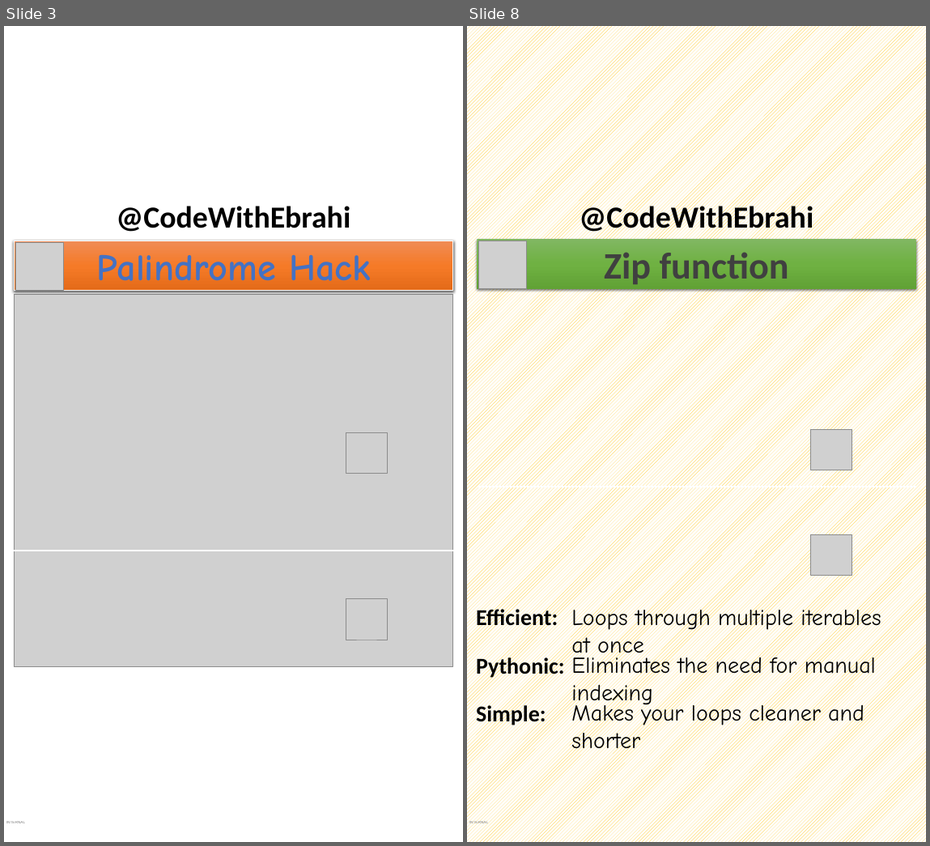
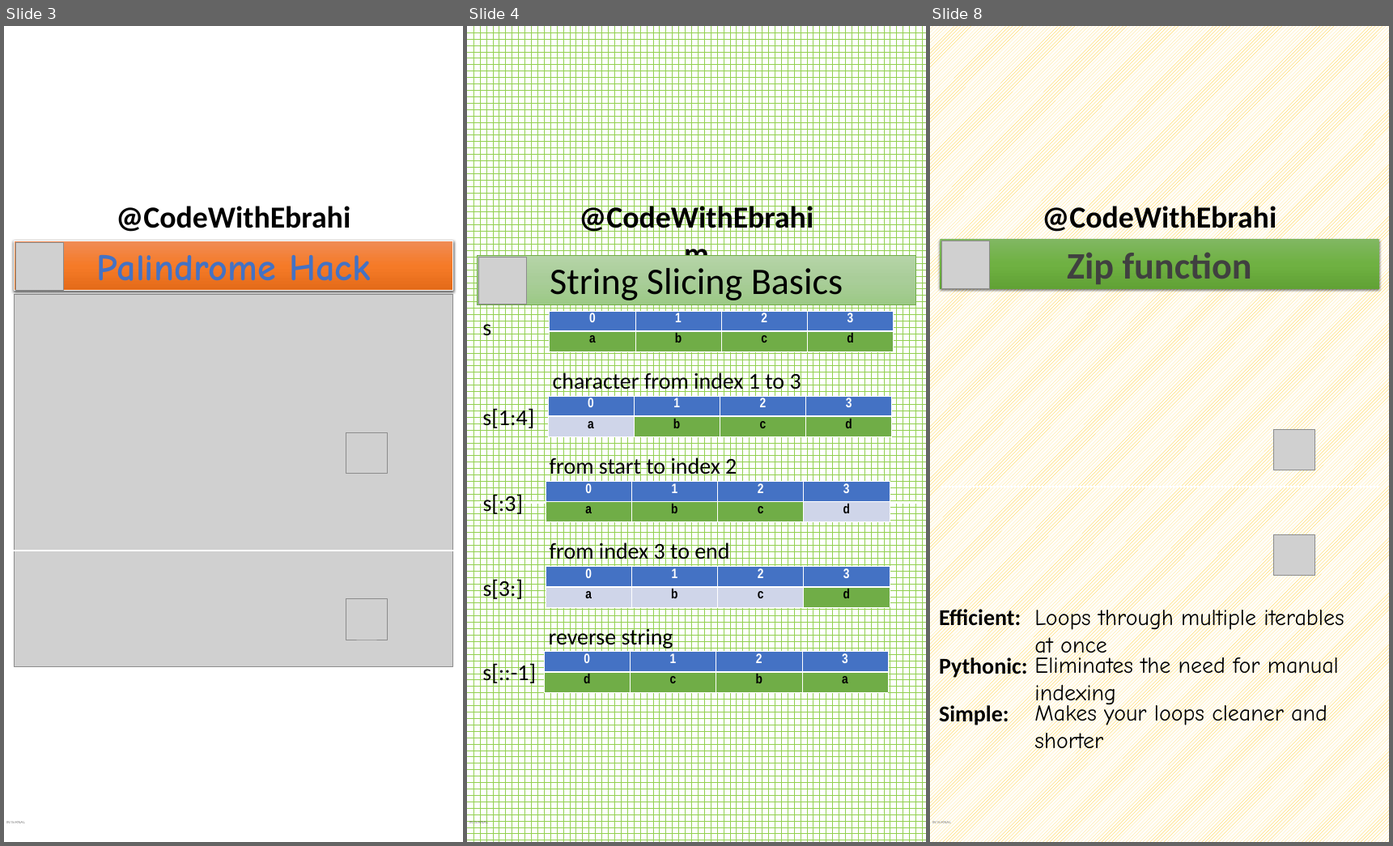
Before and after one commit to ebrahimsalehi1/python_codes, a slide deck: assets/images.pptx. Shown side by side, each under a label of ours: slides 3 and 8 before the commit, slides 3, 4 and 8 after it; the slides between them are not shown. The pictures are 930x846 and 1393x846 pixels, drawn with LibreOffice and Linux fonts; fonts in the diff are those of the drawing; grey boxes stand for pictures; background and template pictures are left out. Boxes give left, top, right and bottom in pixels: in the first picture for what was removed or moved away, otherwise in the second. Text is boxed around its words. In the diff, an @@ line names an element or a change of style, - is before the commit and + after.

```diff
--- a/assets/images.pptx
+++ b/assets/images.pptx
@@ slide 4 added at box(467, 26, 926, 842), background pattern #92D050 on #FFFFFF; not listed: 2 template elements that a slide beside it also shows @@
@@ rectangle added at box(477, 255, 916, 305), fill gradient #B5D5A7 to #AACE9A to #9CC987, outline #70AD47 0.5 pt, 66 pt, text #000000 @@
+String Slicing Basics
@@ picture added at box(479, 257, 526, 305) @@
@@ text added at box(482, 317, 491, 341), 40 pt, text #000000 @@
+s
@@ table added at box(550, 311, 894, 352), 2 rows, 4 columns @@
+0 | 1 | 2 | 3
+a | b | c | d
@@ text added at box(553, 370, 802, 395), 40 pt, text #000000 @@
+character from index 1 to 3
@@ text added at box(482, 407, 534, 431), 40 pt, text #000000 @@
+s[1:4]
@@ table added at box(548, 396, 892, 437), 2 rows, 4 columns @@
+0 | 1 | 2 | 3
+a | b | c | d
@@ text added at box(550, 455, 737, 480), 40 pt, text #000000 @@
+from start to index 2
@@ table added at box(546, 481, 891, 523), 2 rows, 4 columns @@
+0 | 1 | 2 | 3
+a | b | c | d
@@ line added from (477, 503) to (916, 503), #FFFFFF 3 pt @@
@@ text added at box(483, 493, 524, 517), 40 pt, text #000000 @@
+s[:3]
@@ text added at box(550, 540, 729, 565), 40 pt, text #000000 @@
+from index 3 to end
@@ text added at box(483, 578, 524, 602), 40 pt, text #000000 @@
+s[3:]
@@ table added at box(546, 566, 891, 608), 2 rows, 4 columns @@
+0 | 1 | 2 | 3
+a | b | c | d
@@ text added at box(549, 626, 674, 651), 40 pt, text #000000 @@
+reverse string
@@ table added at box(544, 652, 889, 693), 2 rows, 4 columns @@
+0 | 1 | 2 | 3
+d | c | b | a
@@ text added at box(482, 662, 536, 686), 40 pt, text #000000 @@
+s[::-1]
```
Also in this commit, not shown: 3 other slides added, 4 slides removed, 22 other files.
